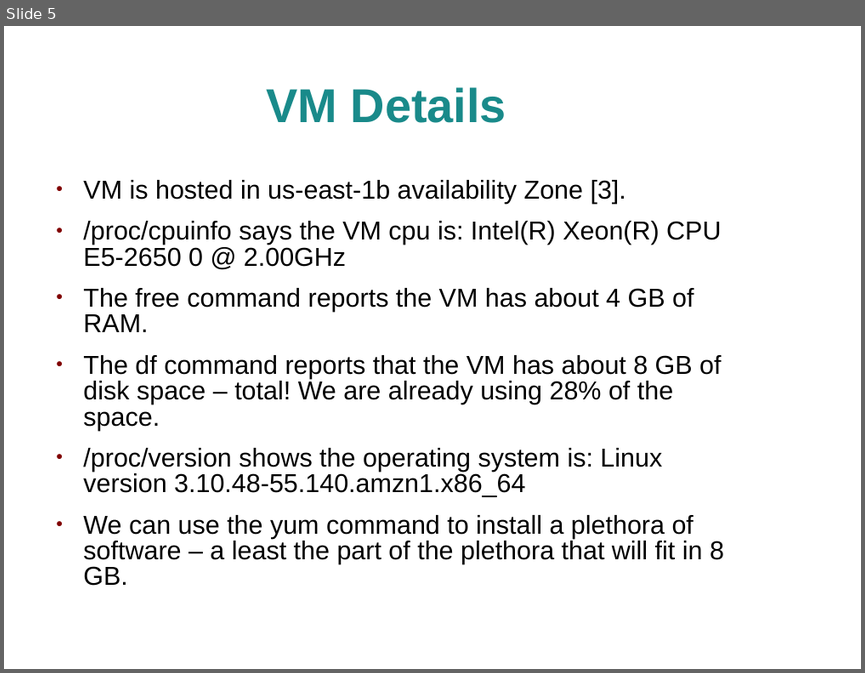
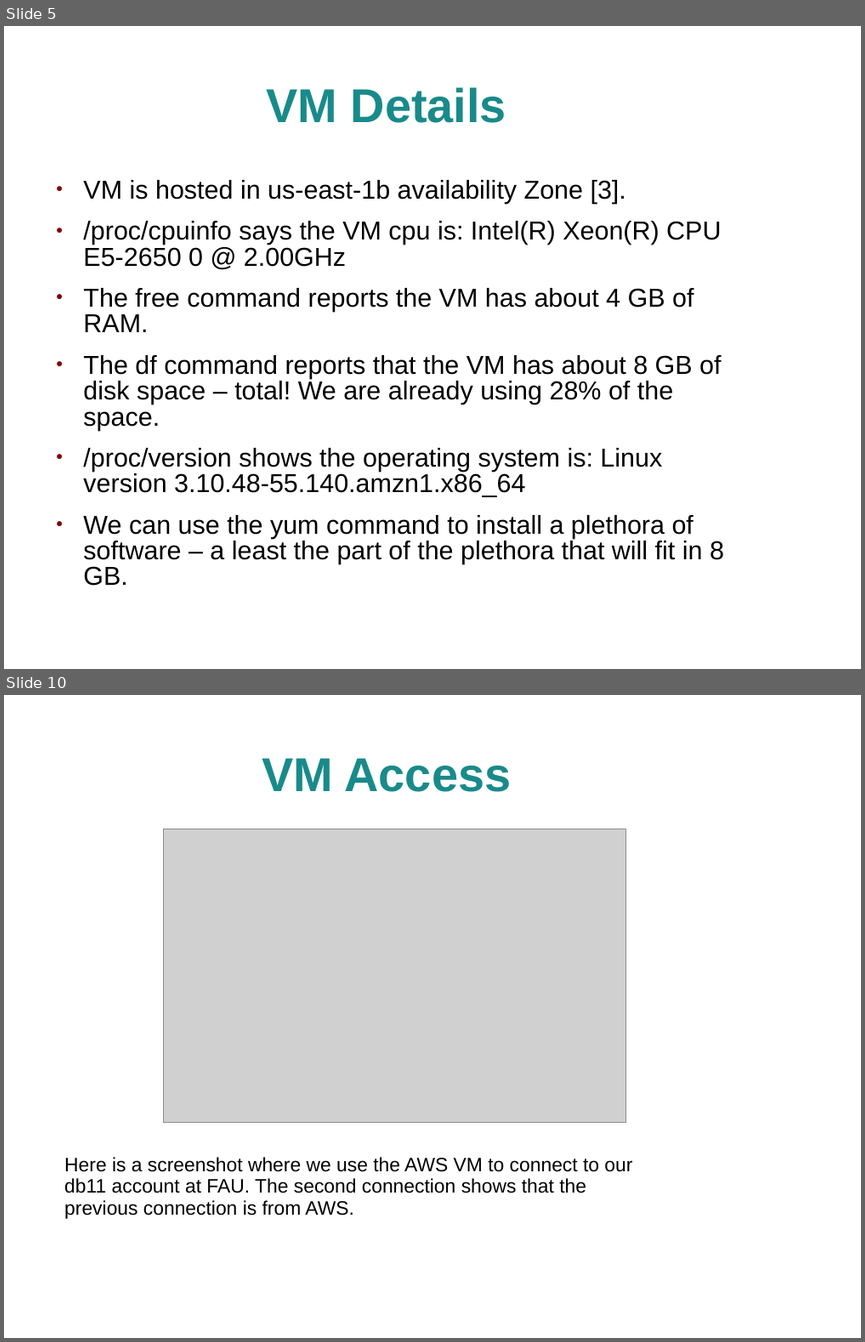
Before and after one commit to jhancock1975/cloud, a slide deck: assignment-1/assignment-1.ppt. Shown one above the other, each under a label of ours: slide 5 before the commit, slides 5 and 10 after it; the slides between them are not shown. The pictures are 865x673 and 865x1342 pixels, drawn with LibreOffice and Linux fonts; fonts in the diff are those of the drawing; grey boxes stand for pictures; background and template pictures are left out. Boxes give left, top, right and bottom in pixels: in the first picture for what was removed or moved away, otherwise in the second. Text is boxed around its words. In the diff, an @@ line names an element or a change of style, - is before the commit and + after.

```diff
--- a/assignment-1/assignment-1.ppt
+++ b/assignment-1/assignment-1.ppt
@@ slide 10 added at bbox=[4, 695, 861, 1338], background picture (left out) @@
@@ title added at bbox=[262, 758, 511, 792], 44 pt, text #198A8A, bold @@
+VM Access
@@ picture added at bbox=[164, 828, 626, 1123] @@
@@ text added at bbox=[64, 1157, 632, 1219], 18 pt, text #000000 @@
+Here is a screenshot where we use the AWS VM to connect to our
+db11 account at FAU. The second connection shows that the
+previous connection is from AWS.
```
Also in this commit, not shown: 5 slides changed, 2 other slides added, 1 slide removed, 1 other file.
